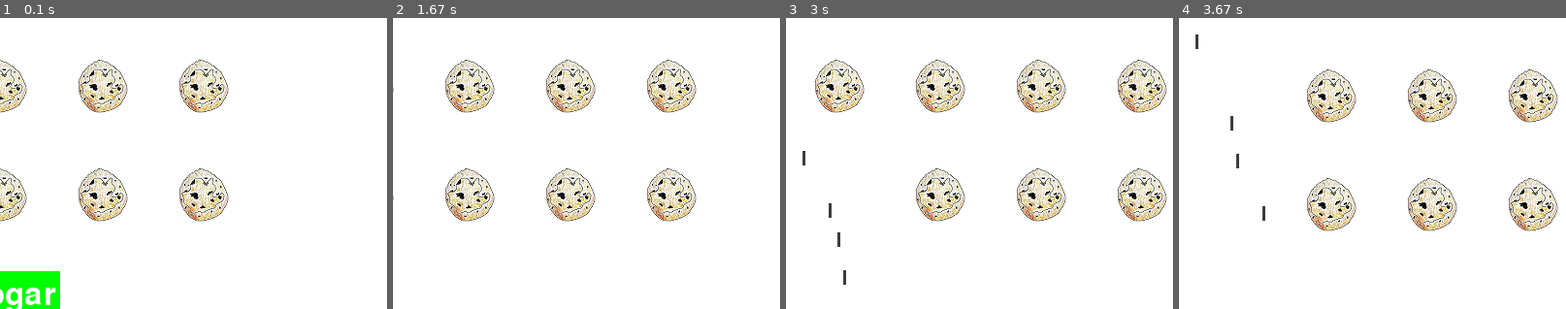
Above: before the commit, frames 1-4 (left to right).
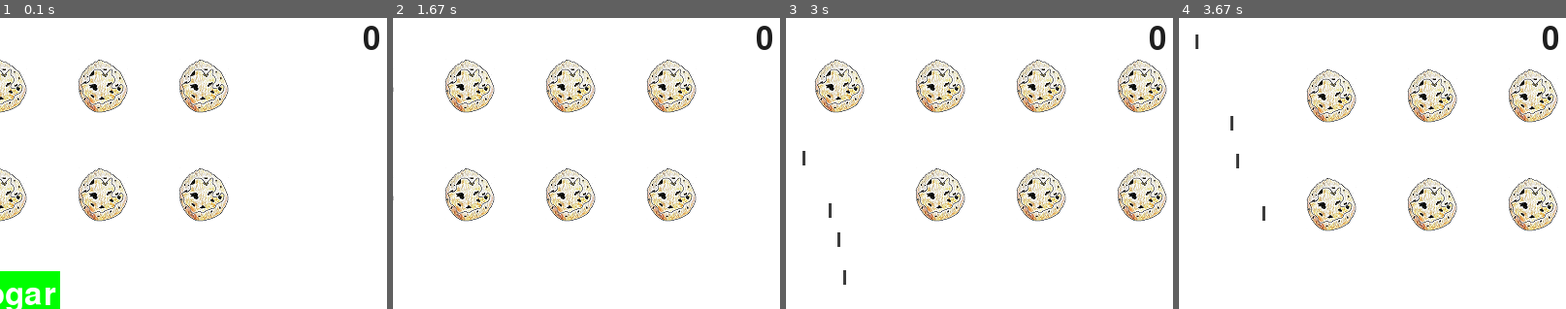
Above: after the commit, the same moments.

Repository: mmmarchetti/pygame_project
Game: pygame game, started from alien_invasion.py
The game is run twice, just before and just after one commit, with the same random seed, the same clock (stepped at 60 frames per second) and the same inputs.
Inputs:
- Up to frame 1 (0.1 s): no input
- Up to frame 2 (1.67 s): click "Jogar" at 0.38 s; tap Space at 0.67, 1.07, 1.37, 1.57 s; hold Right 1-1.47 s; hold Up from 1.5 s (still down)
- Up to frame 3 (3 s): release Up at 1.8 s; hold Right 1.83-2.3 s; tap Space at 1.9, 2.2, 2.4, 2.7, 2.97 s; hold Left 2.33-2.87 s; hold Down from 2.9 s (still down)
- Up to frame 4 (3.67 s): release Down at 3.2 s; hold Left 3.23-3.63 s; tap Space at 3.3, 3.6 s
The pictures show only the part of the screen within x 48-98%, y 2-52%; the shares and areas given below are measured in that part.

The runs differ from the first frame. In frame 1, 0.2% of the frame differs, in the area x 93-98%, y 2-11%; in frame 2, 0.2%; in frame 3, 0.2%; in frame 4, 0.2%.

Commit message:
pontuação

Diff:
--- a/alien_invasion.py
+++ b/alien_invasion.py
@@ -2,6 +2,7 @@
 from pygame.sprite import Group
 from settings import Settings
 from game_stats import GameStats
+from scoreboard import Scoreboard
 from button import Button
 from ship import Ship
 import game_functions as gf
@@ -21,6 +22,7 @@
 
     # Cria uma estância que armazena dados estatísticos do jogo
     stats = GameStats(ai_settings)
+    sb = Scoreboard(ai_settings, screen, stats)
 
     # Cria uma espaçonave
     ship = Ship(ai_settings, screen)
@@ -42,7 +44,7 @@
             ship.update()
             gf.update_bullets(ai_settings, screen, ship, meteors, bullets)
             gf.update_meteors(ai_settings, stats, screen, ship, meteors, bullets)
-        gf.update_screen(ai_settings, screen, stats, ship, meteors, bullets, play_button)
+        gf.update_screen(ai_settings, screen, stats, sb, ship, meteors, bullets, play_button)
 
 
 run_game()
--- a/game_functions.py
+++ b/game_functions.py
@@ -91,7 +91,7 @@
         ship.center_ship()
 
 
-def update_screen(ai_settings, screen, stats, ship, meteors, bullets, play_button):
+def update_screen(ai_settings, screen, stats, sb, ship, meteors, bullets, play_button):
     """
     Atualiza a imagem da tela
     """
@@ -105,6 +105,9 @@
 
     ship.blitme()
     meteors.draw(screen)
+
+    # Desenha a informação sobre pontuação
+    sb.show_score()
 
     # Desenha o Botão Jogar se o jogo estiver parado
     if not stats.game_active:
--- a/game_stats.py
+++ b/game_stats.py
@@ -12,3 +12,4 @@
     def reset_stats(self):
         """Inicliaza dados que podem mudar durante o jogo"""
         self.ships_left = self.ai_settings.ship_limit
+        self.score = 0
--- a/scoreboard.py
+++ b/scoreboard.py
@@ -4,7 +4,7 @@
 class Scoreboard():
     """Uma classe para mostrar as potnuações"""
 
-    def __init(self, ai_settings, screen, stats):
+    def __init__(self, ai_settings, screen, stats):
         """Inicializa os atributos da pontuação"""
         self.screen = screen
         self.screen_rect = screen.get_rect()
